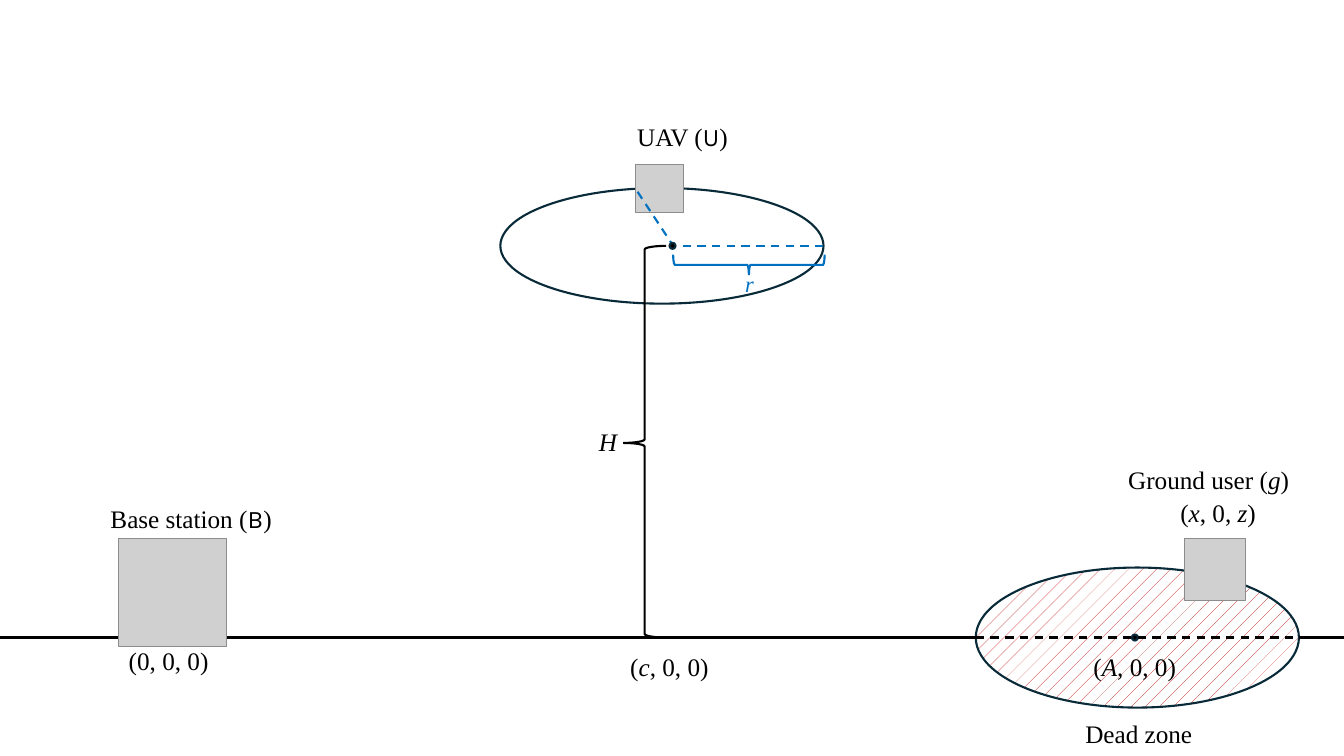
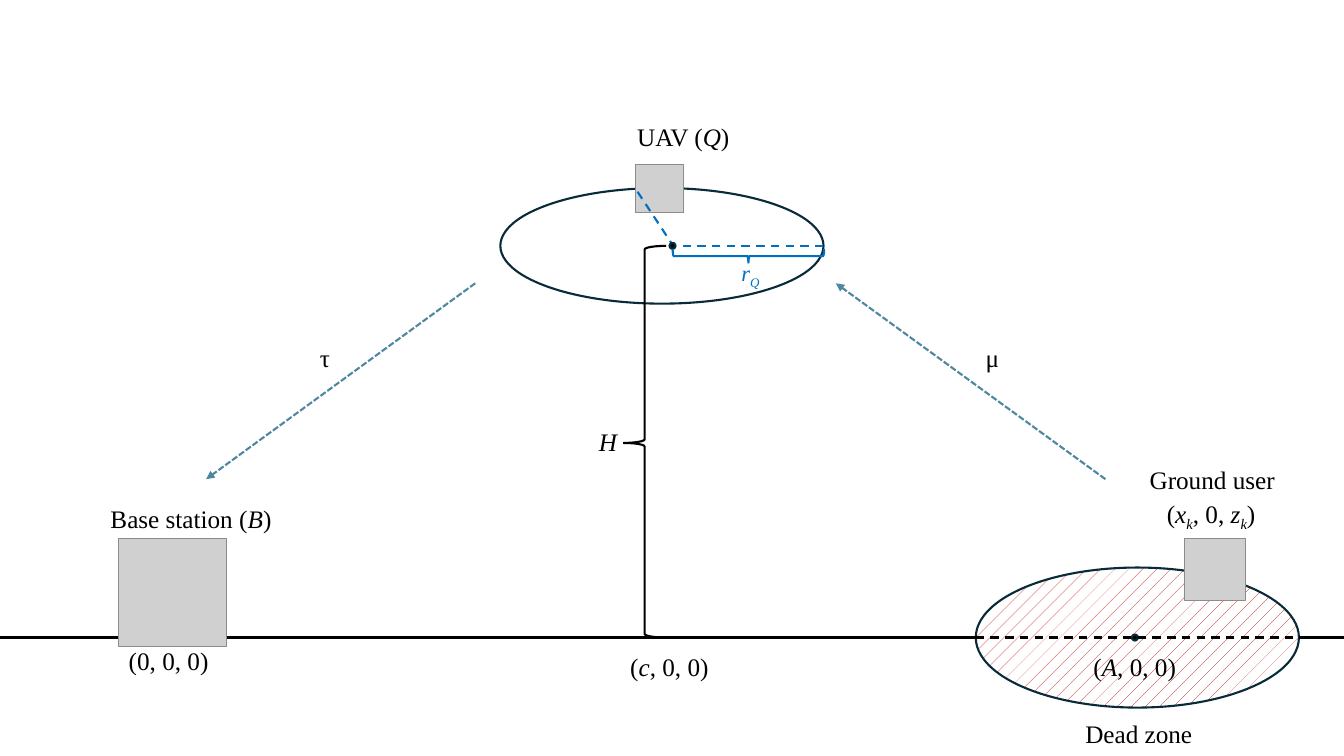
Before and after one commit to danielbonkowsky/uav-optimization, a slide deck: slide 1 of system-model.pptx. Drawn at 1344x756 pixels with LibreOffice and Linux fonts; fonts in the diff are those of the drawing; grey boxes stand for pictures. Boxes give left, top, right and bottom in pixels: in the first picture for what was removed or moved away, otherwise in the second. Text is boxed around its words. In the diff, an @@ line names an element or a change of style, - is before the commit and + after.

Commit message:
Modified system model to match new notation

```diff
--- a/system-model.pptx
+++ b/system-model.pptx
@@ text at (637, 128, 729, 151): text changed @@
-UAV (U)
+UAV (Q)
@@ left brace: place and size @@
-left brace at (674, 255, 825, 275)
+left brace at (673, 249, 824, 263)
@@ arrow added from (475, 283) to (207, 479), #156082 1.5 pt dashed @@
@@ text at (745, 274, 754, 297): text changed @@
-r
+rQ
@@ arrow added from (1106, 479) to (836, 283), #156082 1.5 pt dashed @@
@@ text added at (320, 355, 330, 368), 18 pt, text #000000 @@
+τ
@@ text added at (986, 355, 1000, 373), 18 pt, text #000000 @@
+μ
@@ text at (1150, 471, 1275, 490): text changed @@
-Ground user (g)
+Ground user
@@ text "Base station (B)" at (110, 510, 271, 533): font Karla to Times New Roman, italic on in "(B)" @@
@@ text at (1205, 506, 1224, 527): text changed @@
-(x, 0, z)
+(xk, 0, zk)
```
